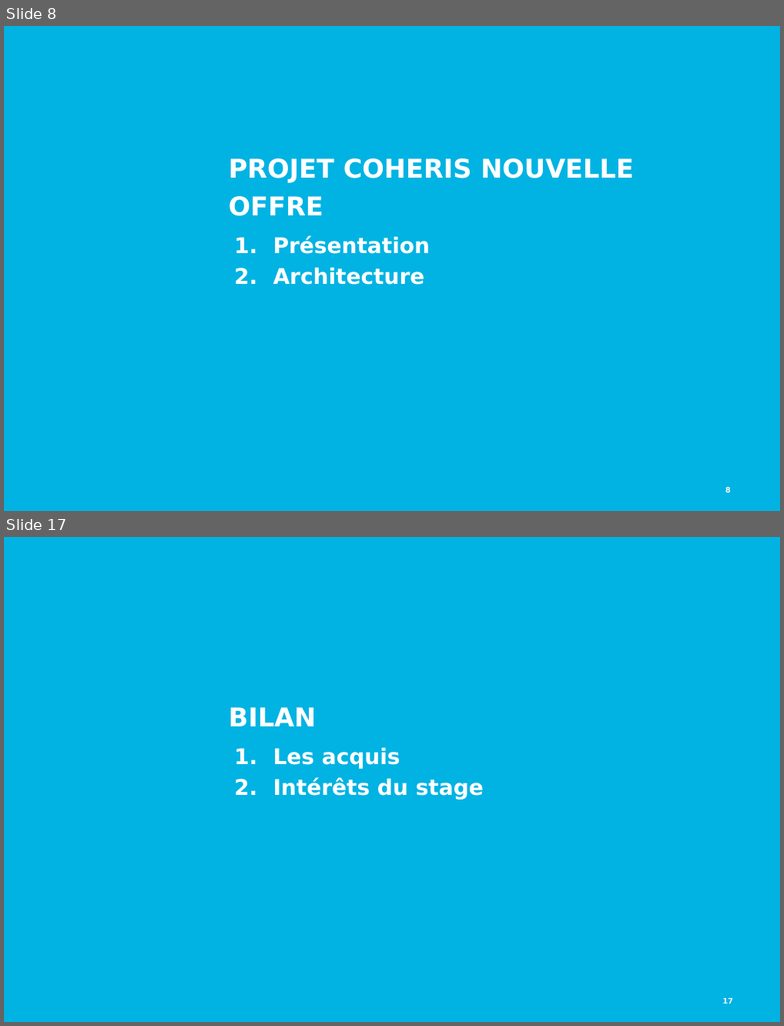
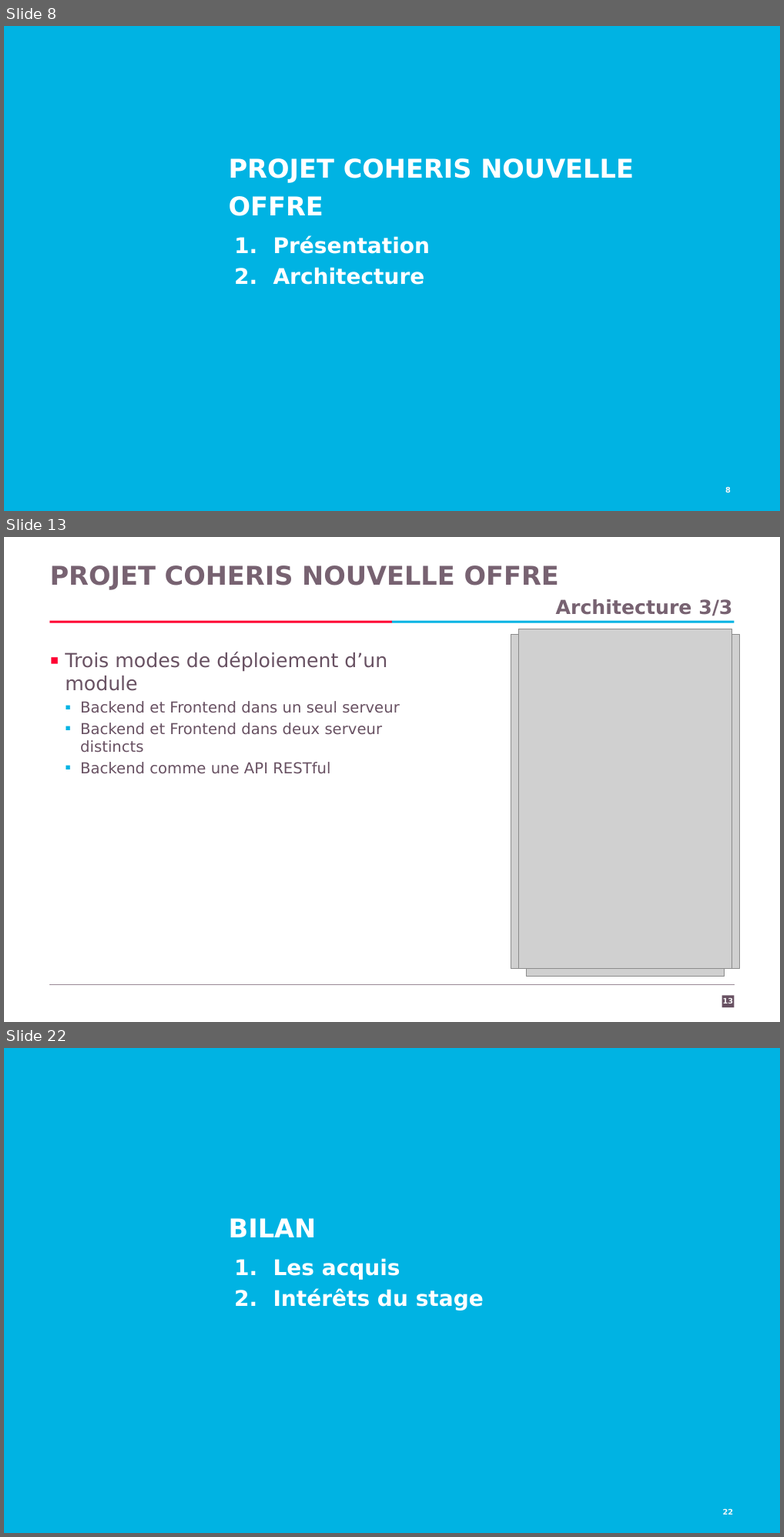
Before and after one commit to Kingsousse/Intership-Report-CRM, a slide deck: presentation.pptx. Shown one above the other, each under a label of ours: slides 8 and 17 before the commit, slides 8, 13 and 22 after it; the slides between them are not shown. The pictures are 784x1026 and 784x1537 pixels, drawn with LibreOffice and Linux fonts; fonts in the diff are those of the drawing; grey boxes stand for pictures; background and template pictures are left out. Boxes give left, top, right and bottom in pixels: in the first picture for what was removed or moved away, otherwise in the second. Text is boxed around its words. In the diff, an @@ line names an element or a change of style, - is before the commit and + after.

```diff
--- a/presentation.pptx
+++ b/presentation.pptx
@@ slide 13 added at bbox=[4, 537, 780, 1022], background #FFFFFF @@
@@ title added at bbox=[50, 565, 559, 590], 24 pt, text #776271, bold @@
+PROJET COHERIS NOUVELLE OFFRE
@@ text added at bbox=[556, 599, 732, 616], 18 pt, text #776271, bold @@
+  Architecture 3/3
@@ rectangle added at bbox=[49, 621, 392, 623], fill #FF0032 @@
@@ rectangle added at bbox=[392, 621, 735, 623], fill #00B3E3 @@
@@ picture added at bbox=[519, 629, 732, 967] @@
@@ text added at bbox=[65, 652, 400, 774], 14 pt, text #685162 @@
+▪ Trois modes de déploiement d’un module
+  ▪ Backend et Frontend dans un seul serveur
+  ▪ Backend et Frontend dans deux serveur distincts
+  ▪ Backend comme une API RESTful
@@ picture added at bbox=[511, 635, 740, 968] @@
@@ picture added at bbox=[526, 635, 723, 977] @@
@@ line added from (49, 985) to (735, 985), #998895 0.75 pt @@
@@ rectangle added at bbox=[722, 996, 735, 1008], fill #685162 @@
@@ page number added at bbox=[723, 998, 734, 1004], 7 pt, text #F8F8F8, bold @@
+13
@@ what was slide 17 is now slide 22 @@
@@ page number at bbox=[723, 1509, 734, 1515]: text changed @@
-17
+22
```
Also in this commit, not shown: 9 slides changed, 5 other slides added, 3 slides removed.
